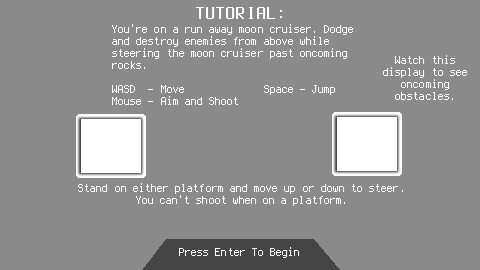
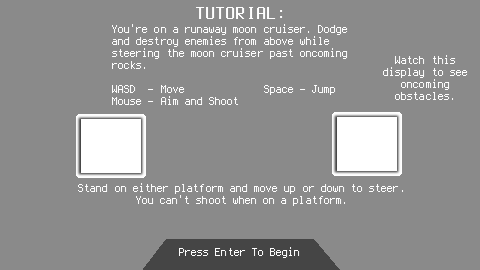
Revision of a layered 480×270 image; what changed, layer by layer:
renamed "You're on a run away moon crui..." to "You're on a runaway moon cruis...", painted on it over box(203, 24, 354, 35)
